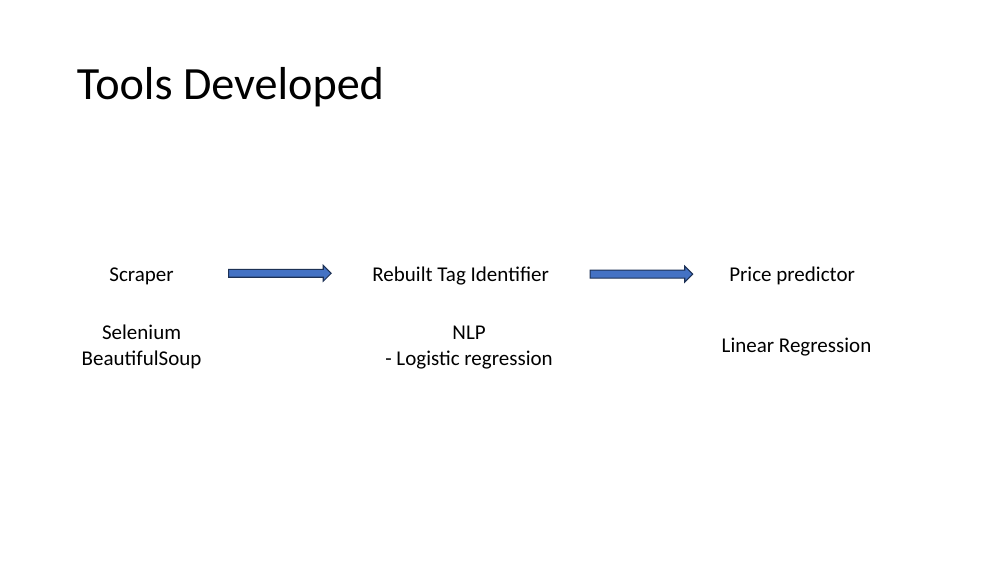
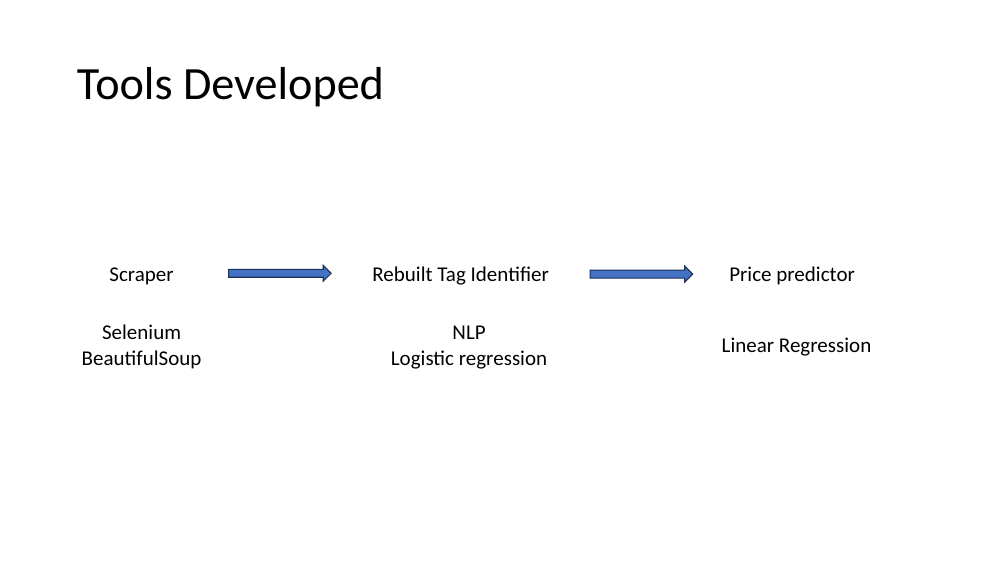
Before and after one commit to pietrostolf/Facebook-Marketplace-Analysis-Dashboard, a slide deck: slide 2 of Presentation/AUTO MVP.pptx. Drawn at 1008x567 pixels with LibreOffice and Linux fonts; fonts in the diff are those of the drawing. Boxes give left, top, right and bottom in pixels: in the first picture for what was removed or moved away, otherwise in the second. Text is boxed around its words. In the diff, an @@ line names an element or a change of style, - is before the commit and + after.

```diff
--- a/Presentation/AUTO MVP.pptx
+++ b/Presentation/AUTO MVP.pptx
@@ text at [391,350,547,369]: text changed @@
-- Logistic regression
+Logistic regression
```
Also in this commit, not shown: 1 other slide changed.
